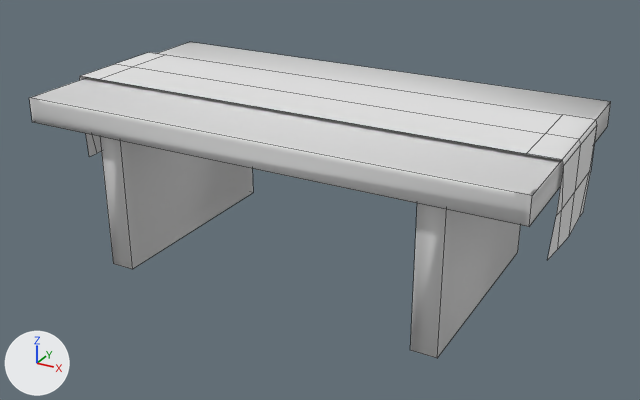
The FBX model I  am not Alone/Assets/Toon Furniture/Models/Coffee_Table_1.fbx, before and after one commit.
Camera for both pictures: a 50 mm lens placed at (3.52, -6.37, 3.77), pointed at (0.05, -0.05, 0.61). Arrows for +X, +Y and +Z are at lower left; the lights stay in place. Mesh edges are drawn as thin lines.

Before the edit, the objects in view are built like this:
```python
mat_material_001 = bpy.data.materials.new('Material.001')
mat_material_001.use_nodes = True; mat_material_001.node_tree.nodes.clear()
_N = mat_material_001.node_tree.nodes; _L = mat_material_001.node_tree.links
n0 = _N.new('ShaderNodeBsdfPrincipled'); n0.name = 'Principled BSDF'
n0.inputs[2].default_value = 0.69  # 'Roughness'
n1 = _N.new('ShaderNodeOutputMaterial'); n1.name = 'Material Output'
n2 = _N.new('ShaderNodeTexImage'); n2.name = 'Image Texture'
n2.image = img_coffe_table_1_normal_png
n3 = _N.new('ShaderNodeNormalMap'); n3.name = 'Normal Map'
_L.new(n2.outputs[0], n3.inputs[1])  # 'Color' to 'Color'
_L.new(n3.outputs[0], n0.inputs[5])  # 'Normal' to 'Normal'
_L.new(n0.outputs[0], n1.inputs[0])  # 'BSDF' to 'Surface'
me_cube = bpy.data.meshes.new('Cube')
me_cube.from_pydata(...)  # 24 vertices, 16 faces; spans x -2.2..2.2, y -1.15..1.15, z 0.0..1.51
me_cube.materials.append(mat_material_001)
me_cube_007 = bpy.data.meshes.new('Cube.007')
me_cube_007.from_pydata(...)  # 38 vertices, 26 faces; spans x -2.23..2.23, y -0.5..0.5, z 0.75..1.55
me_cube_007.materials.append(mat_material_001)
ob_cube = bpy.data.objects.new('Cube', me_cube)
ob_cube.location = (0.0, 0.0, 0.0)
ob_cube_001 = bpy.data.objects.new('Cube.001', me_cube_007)
ob_cube_001.location = (0.0, 0.0, 0.0)
```
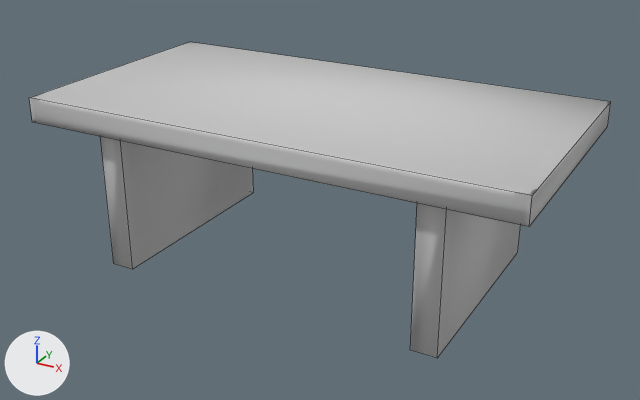
Boxes [x1, y1, x2, y2] around the edits, measured in the pictures (640 x 400 px):
'Cube', recoloured (white to grey)
    both: [29, 42, 610, 357]
'Cube.001', deleted
    before: [79, 52, 597, 259]

The change, as a list of edits to the scene's bpy script:
```text
Change mat_material_001:
    where n0 = _N.new('ShaderNodeBsdfPrincipled'); n0.name = 'Principled BSDF'
    add n0.inputs[0].default_value = (0.64, 0.64, 0.64, 1.0)  # 'Base Color', light grey #d1d1d1
Remove ob_cube_001:
    ob_cube_001 = bpy.data.objects.new('Cube.001', me_cube_007)
    ob_cube_001.location = (0.0, 0.0, 0.0)
```
